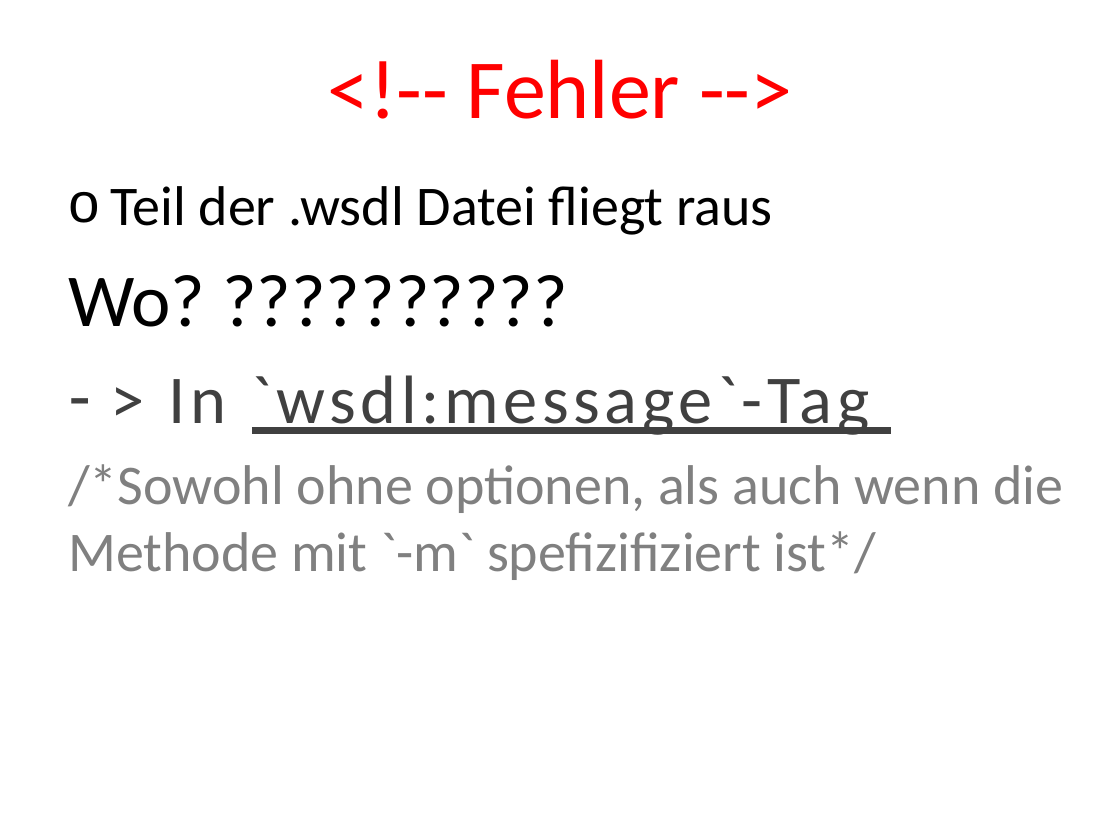
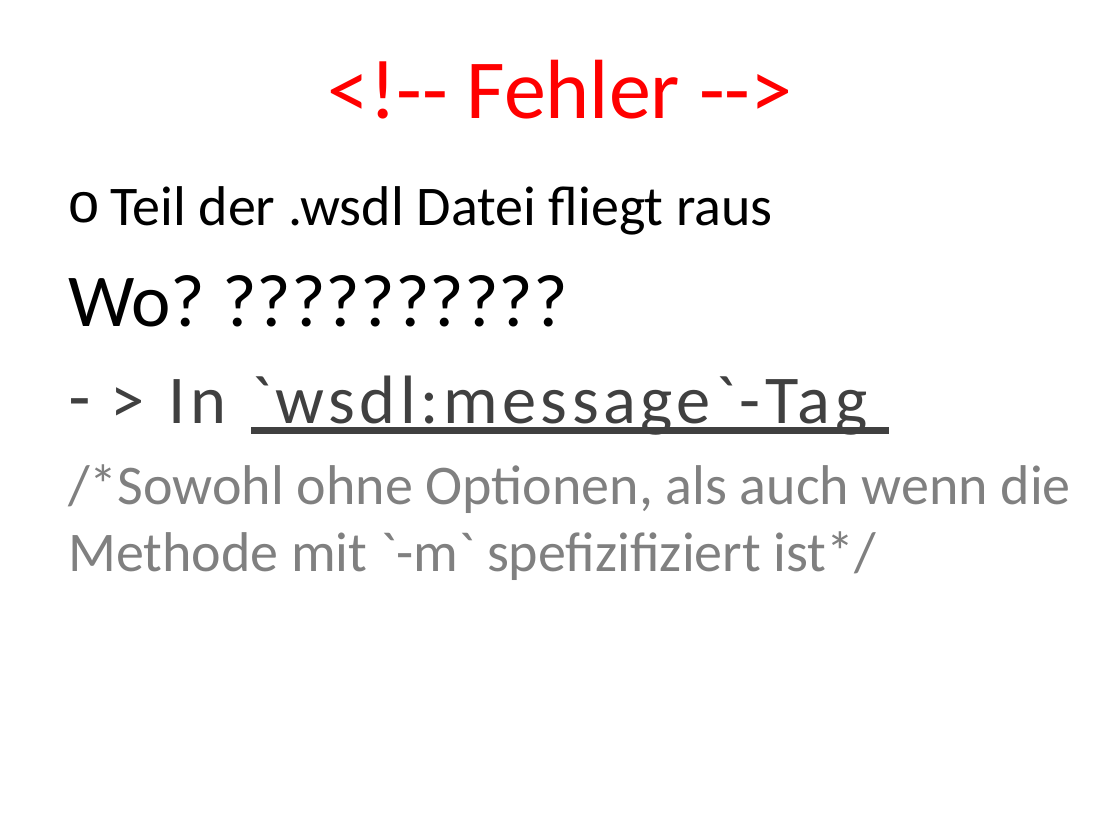
Before and after one commit to mostermann96/SWT2, a slide deck: slide 8 of 5_Regressionstests/Main_v2/Präsentation.pptx. Drawn at 1120x840 pixels with LibreOffice and Linux fonts; fonts in the diff are those of the drawing. Boxes give left, top, right and bottom in pixels: in the first picture for what was removed or moved away, otherwise in the second. Text is boxed around its words. In the diff, an @@ line names an element or a change of style, - is before the commit and + after.

```diff
--- a/5_Regressionstests/Main_v2/Präsentation.pptx
+++ b/5_Regressionstests/Main_v2/Präsentation.pptx
@@ text at (169,375,867,435): letter spacing 3 to 2.9 pt in "> In `wsdl:message`-Tag" @@
@@ text at (68,464,1071,580): text changed @@
-/*Sowohl ohne optionen, als auch wenn die Methode mit `-m` spefizifiziert ist*/
+/*Sowohl ohne Optionen, als auch wenn die Methode mit `-m` spefizifiziert ist*/
```
Also in this commit, not shown: 10 other slides changed, 1 slide added.
